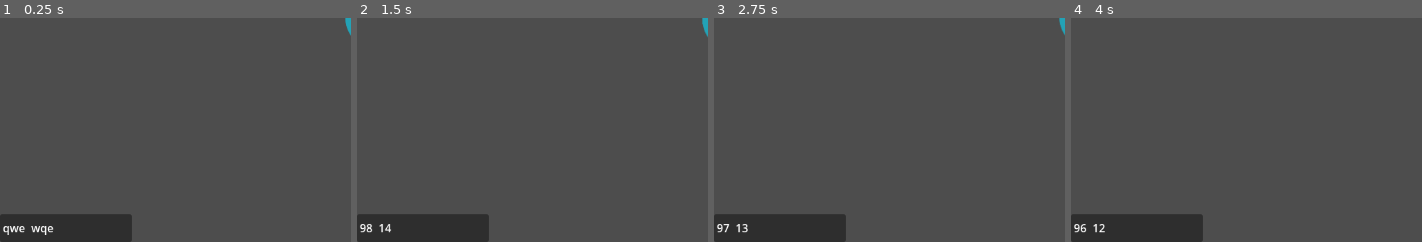
Above: before the commit, frames 1-4 (left to right).
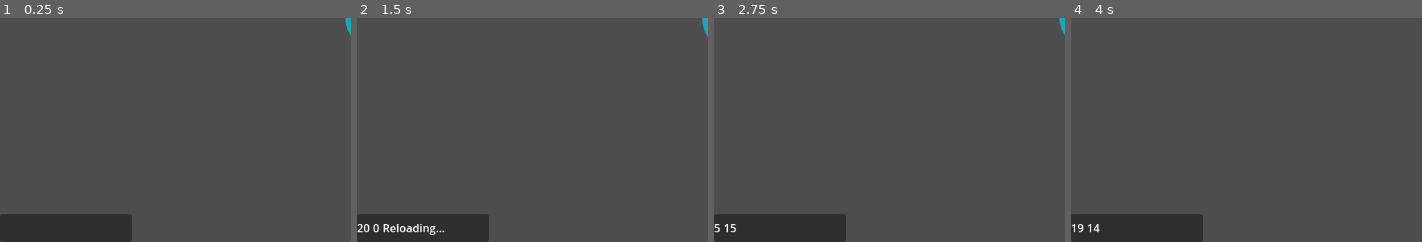
Above: after the commit, the same moments.

Repository: DanikShch/Game
Game: Godot game, scene res://Level/level.tscn
The game is run twice, just before and just after one commit, with the same random seed, the same clock (stepped at 60 frames per second) and the same inputs. The engine's default icon, where the game draws it, is replaced by a stand-in: a white triangle on a blue panel in a dark square.
Inputs (mouse positions are % of the whole screen's width and height, from its top left):
- Up to frame 1 (0.25 s): no input
- Up to frame 2 (1.5 s): tap Enter at 0.5 s; move the mouse to (82, 45) at 0.52 s; press the mouse at (82, 45) at 0.53 s; hold D (right) 0.53-1.25 s; tap Tab (Shop) at 0.77 s; tap Mouse wheel down (weapon_change_down) at 0.8 s; release the mouse at (82, 45) at 1.25 s; click "Click" at 1.25 s
- Up to frame 3 (2.75 s): click "Click" at 2 s
- Up to frame 4 (4 s): click "Click" at 2.75 s; move the mouse to (34, 55) at 3.52 s; hold S (down) from 3.53 s (still down); tap Mouse wheel down (weapon_change_down) at 3.6 s; tap Tab (Shop) at 3.77 s; tap Mouse wheel up (weapon_change_up) at 3.8 s
The pictures show only the part of the screen within x 0-50%, y 50-100%; the shares and areas given below are measured in that part.

The runs differ from the first frame. In frame 1, 0.3% of the frame differs, in the area x 0-16%, y 92-97%; in frame 2, 0.6%, in the area x 0-26%, y 91-97%; in frame 3, 0.2%; in frame 4, 0.2%.

Commit message:
Переделал перезарядку
Оставшиеся патроны не включают патроны в магазине. Пофиксил изменение патронов при переключении оружия. Добавил индикатор перезарядки (пока что текстом)

Diff:
--- a/GLobal/signals.gd
+++ b/GLobal/signals.gd
@@ -3,3 +3,4 @@
 signal mob_health(current_hp: int, max_hp: int)
 signal no_target()
 signal ammo(ammo: int, current_ammo: int)
+signal reload(time)
--- a/Gun/AssaultRifle.gd
+++ b/Gun/AssaultRifle.gd
@@ -15,5 +15,4 @@
 	$"..".shoot_delay = 0.2
 	$"..".reload_time = 5
 	$"..".magazine_size = 20
-	$"..".current_ammo = 20
 	$"..".range = 500
--- a/Gun/GrenadeLauncher.gd
+++ b/Gun/GrenadeLauncher.gd
@@ -14,7 +14,6 @@
 	$"..".shoot_delay = 1
 	$"..".reload_time = 3
 	$"..".magazine_size = 1
-	$"..".current_ammo = 1
 	$"..".range = 500
 
 func shoot():
--- a/Gun/Pistol.gd
+++ b/Gun/Pistol.gd
@@ -1,5 +1,5 @@
 extends "res://Gun/gun.gd"
-var ammo = 100
+var ammo = 20
 # Called when the node enters the scene tree for the first time.
 func _ready():
 	pass # Replace with function body.
@@ -12,7 +12,6 @@
 func set_active():
 	$"..".damage = 10
 	$"..".shoot_delay = 0.5
-	$"..".reload_time = 3
+	$"..".reload_time = 2
 	$"..".magazine_size = 15
-	$"..".current_ammo = 15
 	$"..".range = 500
--- a/Gun/Shotgun.gd
+++ b/Gun/Shotgun.gd
@@ -25,7 +25,6 @@
 	$"..".shoot_delay = 1
 	$"..".reload_time = 5
 	$"..".magazine_size = 10
-	$"..".current_ammo = 10
 	$"..".range = 300
 	for ray in raycasts:
 		ray.target_position.x = $"..".range
--- a/Gun/SniperRifle.gd
+++ b/Gun/SniperRifle.gd
@@ -15,5 +15,4 @@
 	$"..".shoot_delay = 1
 	$"..".reload_time = 5
 	$"..".magazine_size = 10
-	$"..".current_ammo = 10
 	$"..".range = 1000
--- a/Gun/SubmachineGun.gd
+++ b/Gun/SubmachineGun.gd
@@ -15,5 +15,4 @@
 	$"..".shoot_delay = 0.1
 	$"..".reload_time = 3
 	$"..".magazine_size = 15
-	$"..".current_ammo = 15
 	$"..".range = 300
--- a/Gun/gun.gd
+++ b/Gun/gun.gd
@@ -4,7 +4,7 @@
 var shoot_delay
 var reload_time = 5
 var magazine_size = 3
-var current_ammo = 3
+var current_ammo = 0
 var range = 5000
 
 var guns: Dictionary = {}
@@ -20,7 +20,12 @@
 	guns["Sniper"] = $SniperRifle
 	guns["Grenade"] = $GrenadeLauncher
 	current_gun = "Pistol"
-	select_gun(current_gun)
+	guns[current_gun].show()
+	guns[current_gun].set_active()
+	$DelayTimer.wait_time = shoot_delay
+	$ReloadTimer.wait_time = reload_time
+	$RayCast2D.target_position.x = range
+	Signals.emit_signal("ammo", guns[current_gun].ammo, current_ammo)
 # Called every frame. 'delta' is the elapsed time since the previous frame.
 
 func _process(delta):
@@ -36,7 +41,7 @@
 
 func shoot():
 	Signals.emit_signal("ammo", guns[current_gun].ammo, current_ammo)
-	if guns[current_gun].ammo == 0:
+	if guns[current_gun].ammo == 0 && current_ammo == 0:
 		return
 	if current_ammo <= 0:
 		if !reloading:
@@ -45,7 +50,6 @@
 	if can_shoot:
 		can_shoot = false
 		current_ammo -= 1
-		guns[current_gun].ammo -= 1
 		$DelayTimer.start()
 		if current_gun == "Shotgun":
 			$Shotgun.shoot()
@@ -72,17 +76,25 @@
 func reload():
 	reloading = true
 	can_shoot = false
+	Signals.emit_signal("reload", reload_time)
 	$ReloadTimer.start()
 	await $ReloadTimer.timeout
-	if magazine_size > guns[current_gun].ammo:
-		current_ammo = guns[current_gun].ammo
+	var missing_ammo = magazine_size - current_ammo
+	if missing_ammo > guns[current_gun].ammo:
+		current_ammo += guns[current_gun].ammo
+		guns[current_gun].ammo = 0
 	else:
 		current_ammo = magazine_size
+		guns[current_gun].ammo -= missing_ammo
+	Signals.emit_signal("ammo", guns[current_gun].ammo, current_ammo)
 	can_shoot = true
 	reloading = false
 
 func select_gun(gun_name: String):
+	if current_gun == gun_name:
+		return
 	if guns.has(gun_name):
+		guns[current_gun].ammo += current_ammo
 		guns[current_gun].hide()
 		current_gun = gun_name
 		guns[current_gun].show()
@@ -90,5 +102,6 @@
 		$DelayTimer.wait_time = shoot_delay
 		$ReloadTimer.wait_time = reload_time
 		$RayCast2D.target_position.x = range
+		Signals.emit_signal("ammo", guns[current_gun].ammo, current_ammo)
 	else:
 		print("Wrong gun name")
--- a/UI/UI.gd
+++ b/UI/UI.gd
@@ -10,6 +10,7 @@
 	Signals.connect("mob_health",Callable(self,"_set_mob_health"))
 	Signals.connect("no_target",Callable(self,"_on_no_target"))
 	Signals.connect("ammo",Callable(self,"_change_ammo"))
+	Signals.connect("reload",Callable(self,"_on_reload"))
 	update_max_player_hp(player.max_health)
 	update_player_hp(player.health)
 	print(player.max_health)
@@ -37,3 +38,8 @@
 func _change_ammo(ammo: int, current_ammo: int):
 	$Control/PanelContainer/HBoxContainer/Ammo.text = str(ammo)
 	$Control/PanelContainer/HBoxContainer/CurrentAmmo.text = str(current_ammo)
+
+func _on_reload(time):
+	$Control/PanelContainer/HBoxContainer/Reload.show()
+	await get_tree().create_timer(time).timeout
+	$Control/PanelContainer/HBoxContainer/Reload.hide()
--- a/UI/UI.tscn
+++ b/UI/UI.tscn
@@ -45,16 +45,13 @@
 [node name="HBoxContainer" type="HBoxContainer" parent="Control/PanelContainer"]
 layout_mode = 2
 
-[node name="TextureRect" type="TextureRect" parent="Control/PanelContainer/HBoxContainer"]
-layout_mode = 2
-
 [node name="Ammo" type="Label" parent="Control/PanelContainer/HBoxContainer"]
-layout_mode = 2
-text = "qwe"
-
-[node name="TextureRect2" type="TextureRect" parent="Control/PanelContainer/HBoxContainer"]
 layout_mode = 2
 
 [node name="CurrentAmmo" type="Label" parent="Control/PanelContainer/HBoxContainer"]
 layout_mode = 2
-text = "wqe"
+
+[node name="Reload" type="Label" parent="Control/PanelContainer/HBoxContainer"]
+visible = false
+layout_mode = 2
+text = "Reloading..."
